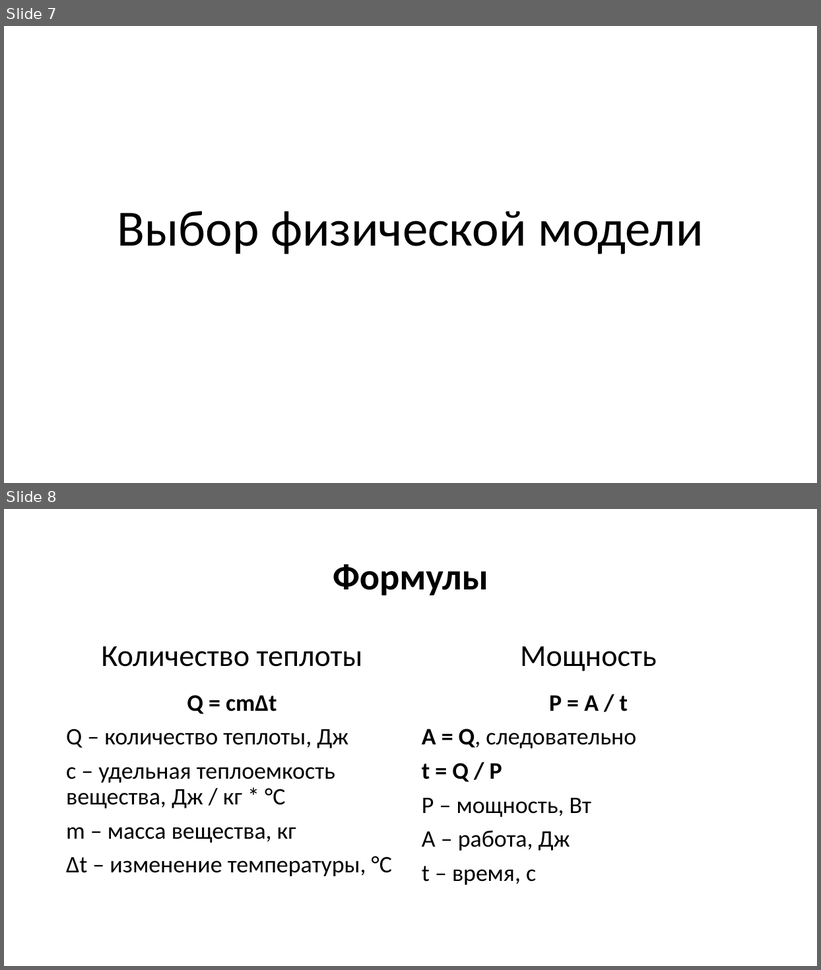
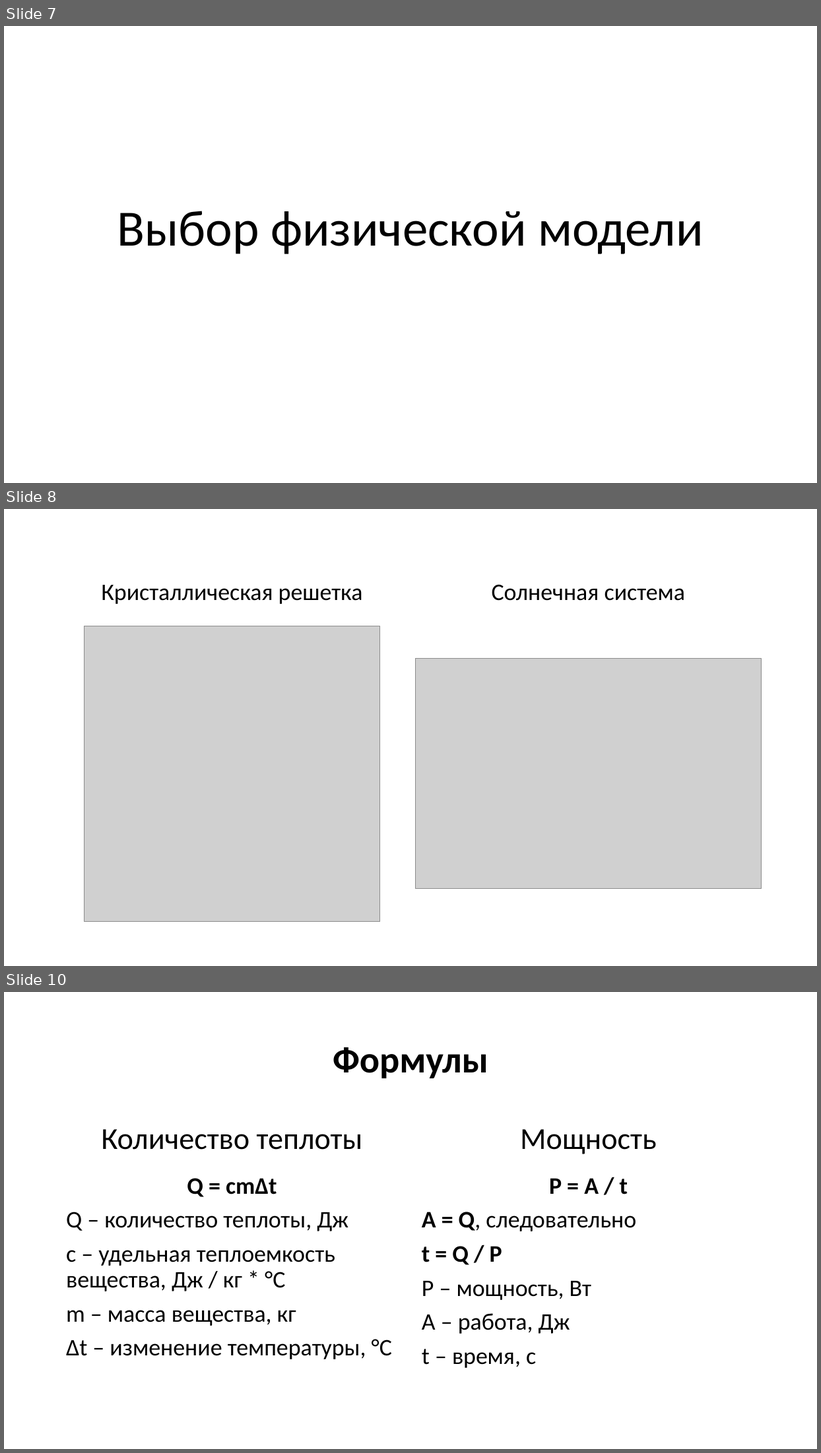
Before and after one commit to cherenuk/modeling, a slide deck: info/Моделирование.pptx. Shown one above the other, each under a label of ours: slides 7 and 8 before the commit, slides 7, 8 and 10 after it; the slides between them are not shown. The pictures are 821x970 and 821x1453 pixels, drawn with LibreOffice and Linux fonts; fonts in the diff are those of the drawing; grey boxes stand for pictures; background and template pictures are left out. Boxes give left, top, right and bottom in pixels: in the first picture for what was removed or moved away, otherwise in the second. Text is boxed around its words. In the diff, an @@ line names an element or a change of style, - is before the commit and + after.

```diff
--- a/info/Моделирование.pptx
+++ b/info/Моделирование.pptx
@@ slide 8 added at (x1=4, y1=509, x2=817, y2=966), background picture (left out) @@
@@ text added at (x1=101, y1=585, x2=363, y2=604), 28 pt, text #000000 @@
+Кристаллическая решетка
@@ text added at (x1=492, y1=584, x2=685, y2=601), 28 pt, text #000000 @@
+Солнечная система
@@ picture added at (x1=84, y1=626, x2=380, y2=922) @@
@@ picture added at (x1=416, y1=658, x2=762, y2=889) @@
@@ what was slide 8 is now slide 10 @@
```
Also in this commit, not shown: 3 slides changed, 4 other slides added.
